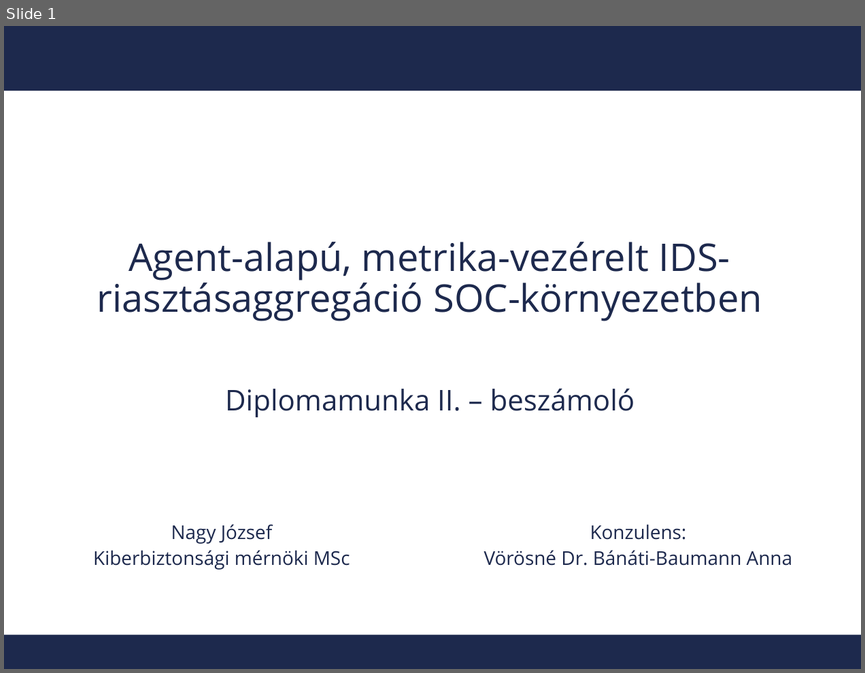
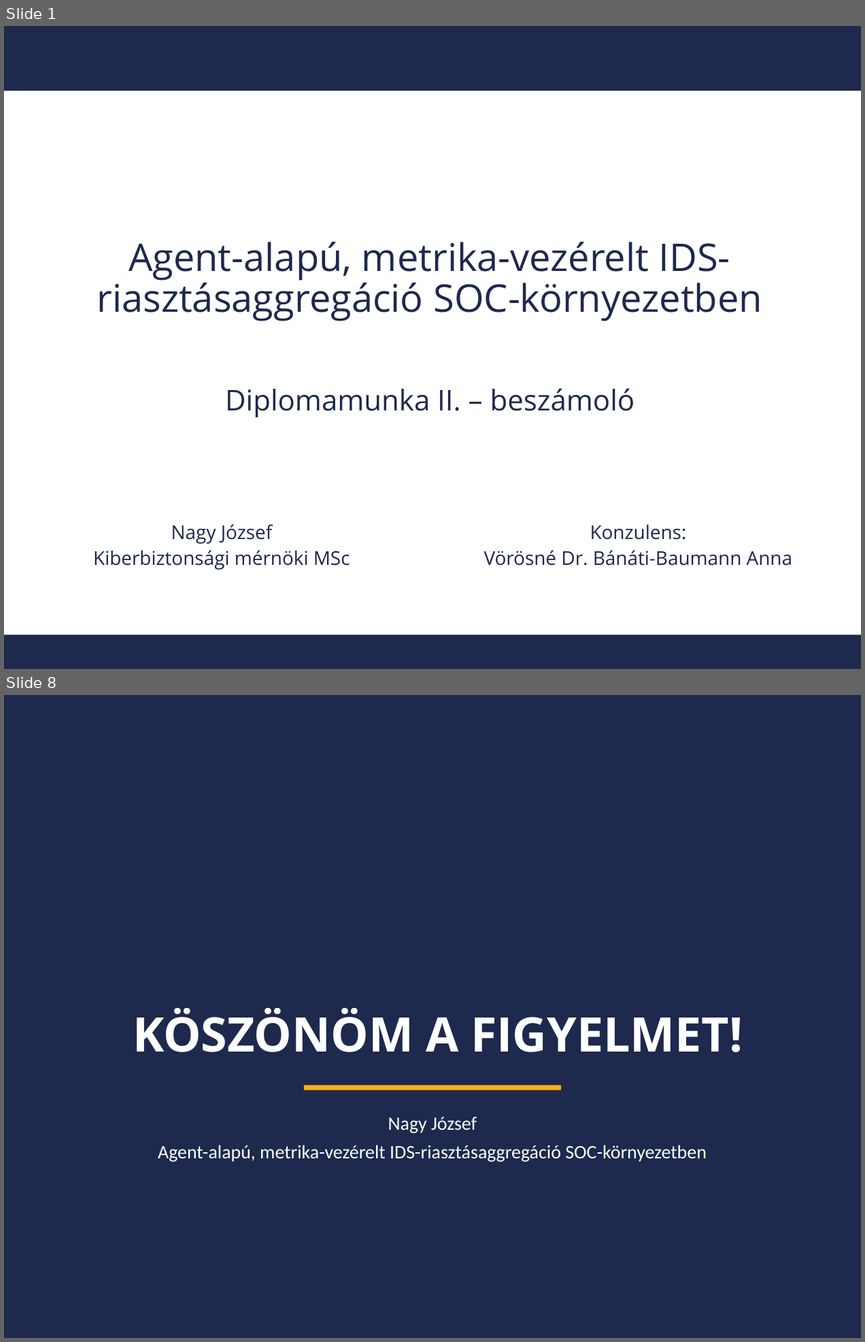
Before and after one commit to nagyjozsef0311/diplomamunka-alert-aggregation, a slide deck: docs/prezentaciok/dm2_beszamolo.pptx. Shown one above the other, each under a label of ours: slide 1 before the commit, slides 1 and 8 after it; the slides between them are not shown. The pictures are 865x673 and 865x1342 pixels, drawn with LibreOffice and Linux fonts; fonts in the diff are those of the drawing; background and template pictures are left out. Boxes give left, top, right and bottom in pixels: in the first picture for what was removed or moved away, otherwise in the second. Text is boxed around its words. In the diff, an @@ line names an element or a change of style, - is before the commit and + after.

```diff
--- a/docs/prezentaciok/dm2_beszamolo.pptx
+++ b/docs/prezentaciok/dm2_beszamolo.pptx
@@ slide 8 added at box(4, 695, 861, 1338), background #1D294D; not listed: 1 template element that a slide beside it also shows @@
@@ title added at box(133, 1008, 742, 1052), 40 pt, text #FFFFFF, bold @@
+KÖSZÖNÖM A FIGYELMET!
@@ rectangle added at box(304, 1085, 561, 1090), fill #FCAF17 @@
@@ text added at box(158, 1117, 706, 1161), 16 pt, text #FFFFFF @@
+Nagy József
+Agent-alapú, metrika-vezérelt IDS-riasztásaggregáció SOC-környezetben
```
Also in this commit, not shown: 6 slides changed, 2 other files.
